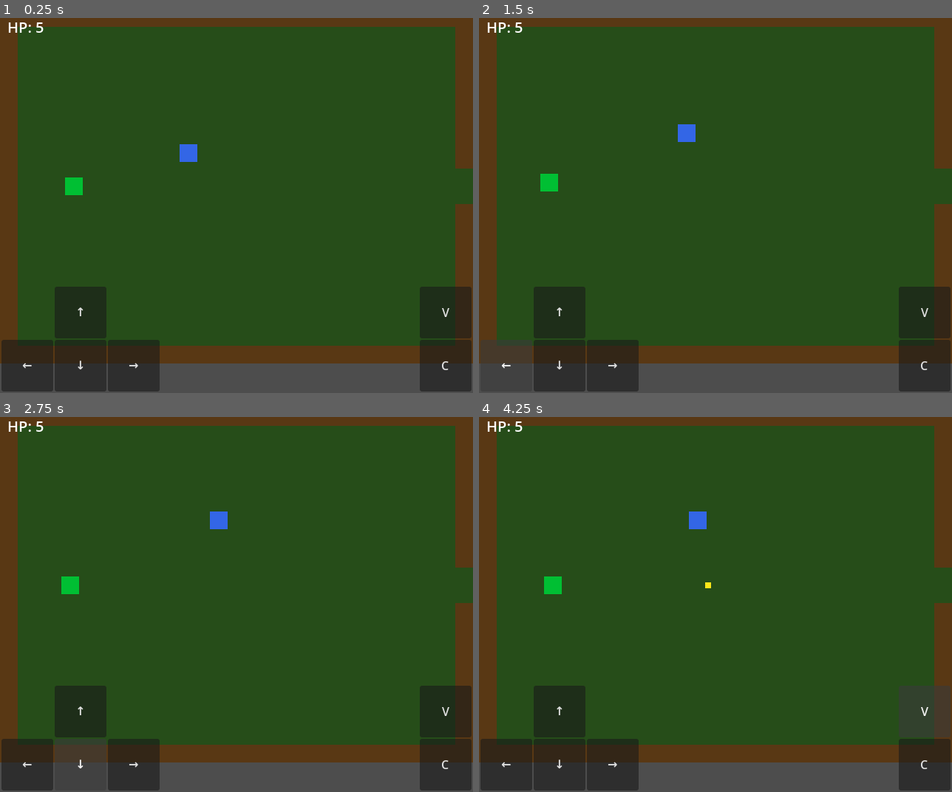
Above: before the commit, frames 1-4 (two rows, left to right).
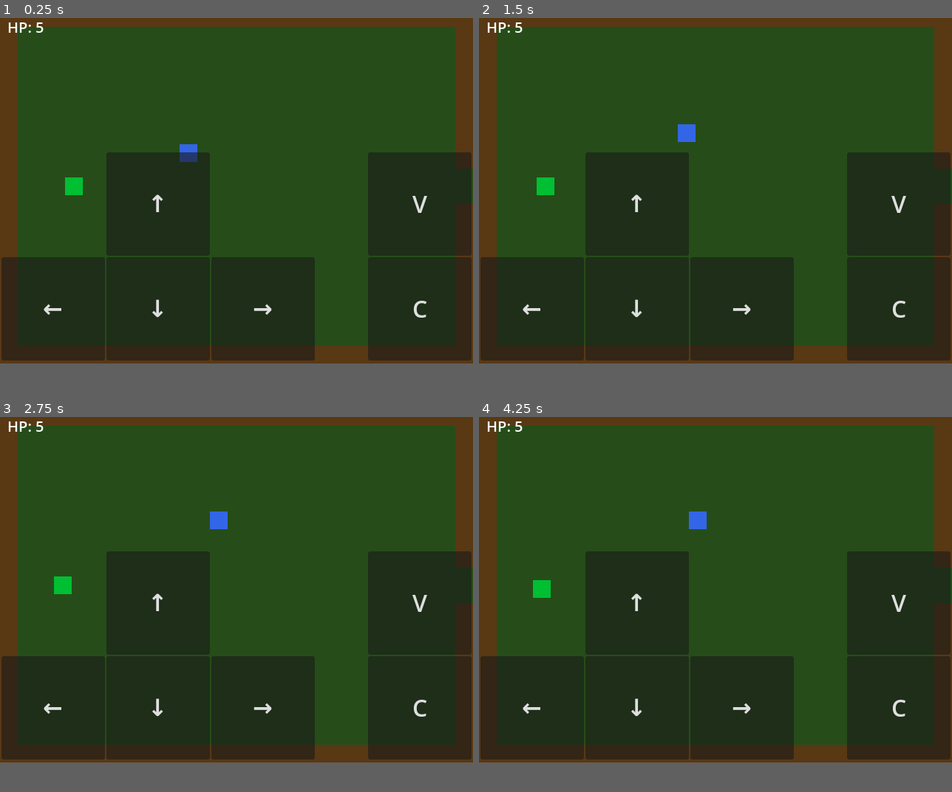
Above: after the commit, the same moments.

Repository: ollyfg/duddy-quest
Game: Godot game, scene res://scenes/main.tscn
Same seed, same stepped clock (60 frames per second), same inputs: the game is played once before the commit and once after it.
Inputs (mouse positions are in pixels of both pictures, inside the frame that each line leads up to):
- Up to frame 1 (0.25 s): no input
- Up to frame 2 (1.5 s): click (559, 314) at 0.5 s, where only the run before the commit has a clickable "↑"; click (507, 366) at 1.25 s, where only the run before the commit has a clickable "←"
- Up to frame 3 (2.75 s): click (80, 765) at 2 s, where only the run before the commit has a clickable "↓"
- Up to frame 4 (4.25 s): click (611, 765) at 2.75 s, where only the run before the commit has a clickable "→"; click (923, 713) at 3.5 s, where only the run before the commit has a clickable "V"
In our replay, the window is 640x520 before the commit and 640x480 after it. These sizes can differ from the game's own. Grey fills any space a smaller window leaves; there, only what the larger window draws over its background counts as a difference.

The runs differ from the first frame. In frame 1, 34% of the frame differs, in the area x 0-100%, y 35-100%; in frame 2, 34%; in frame 3, 34%; in frame 4, 35%.

Commit message:
feat: expand mobile control buttons and add multi-touch support
- Double button sizes from 70×70 to 140×140 px with 32px font
- Rewrite mobile_controls.gd to handle InputEventScreenTouch per finger
  index, enabling simultaneous button presses (multitouch)
- Add canvas_items+expand stretch mode so game fills mobile screen width

Co-authored-by: ollyfg <8495389+ollyfg@users.noreply.github.com>

Diff:
--- a/project.godot
+++ b/project.godot
@@ -26,6 +26,8 @@
 window/size/viewport_height=480
 window/size/window_width_override=640
 window/size/window_height_override=520
+window/stretch/mode="canvas_items"
+window/stretch/aspect="expand"
 
 [input]
 
--- a/scenes/mobile_controls.tscn
+++ b/scenes/mobile_controls.tscn
@@ -15,11 +15,13 @@
 anchor_top = 1.0
 anchor_right = 0.0
 anchor_bottom = 1.0
-offset_left = 74.0
-offset_top = -144.0
-offset_right = 144.0
-offset_bottom = -74.0
+offset_left = 144.0
+offset_top = -286.0
+offset_right = 284.0
+offset_bottom = -146.0
+mouse_filter = 2
 text = "↑"
+theme_override_font_sizes/font_size = 32
 
 [node name="BtnLeft" type="Button" parent="Overlay"]
 anchor_left = 0.0
@@ -27,64 +29,61 @@
 anchor_right = 0.0
 anchor_bottom = 1.0
 offset_left = 2.0
-offset_top = -72.0
-offset_right = 72.0
-offset_bottom = -2.0
+offset_top = -144.0
+offset_right = 142.0
+offset_bottom = -4.0
+mouse_filter = 2
 text = "←"
+theme_override_font_sizes/font_size = 32
 
 [node name="BtnDown" type="Button" parent="Overlay"]
 anchor_left = 0.0
 anchor_top = 1.0
 anchor_right = 0.0
 anchor_bottom = 1.0
-offset_left = 74.0
-offset_top = -72.0
-offset_right = 144.0
-offset_bottom = -2.0
+offset_left = 144.0
+offset_top = -144.0
+offset_right = 284.0
+offset_bottom = -4.0
+mouse_filter = 2
 text = "↓"
+theme_override_font_sizes/font_size = 32
 
 [node name="BtnRight" type="Button" parent="Overlay"]
 anchor_left = 0.0
 anchor_top = 1.0
 anchor_right = 0.0
 anchor_bottom = 1.0
-offset_left = 146.0
-offset_top = -72.0
-offset_right = 216.0
-offset_bottom = -2.0
+offset_left = 286.0
+offset_top = -144.0
+offset_right = 426.0
+offset_bottom = -4.0
+mouse_filter = 2
 text = "→"
+theme_override_font_sizes/font_size = 32
 
 [node name="BtnRanged" type="Button" parent="Overlay"]
 anchor_left = 1.0
 anchor_top = 1.0
 anchor_right = 1.0
 anchor_bottom = 1.0
-offset_left = -72.0
-offset_top = -144.0
+offset_left = -142.0
+offset_top = -286.0
 offset_right = -2.0
-offset_bottom = -74.0
+offset_bottom = -146.0
+mouse_filter = 2
 text = "V"
+theme_override_font_sizes/font_size = 32
 
 [node name="BtnMelee" type="Button" parent="Overlay"]
 anchor_left = 1.0
 anchor_top = 1.0
 anchor_right = 1.0
 anchor_bottom = 1.0
-offset_left = -72.0
-offset_top = -72.0
+offset_left = -142.0
+offset_top = -144.0
 offset_right = -2.0
-offset_bottom = -2.0
+offset_bottom = -4.0
+mouse_filter = 2
 text = "C"
-
-[connection signal="button_down" from="Overlay/BtnUp" to="." method="_on_btn_up_button_down"]
-[connection signal="button_up" from="Overlay/BtnUp" to="." method="_on_btn_up_button_up"]
-[connection signal="button_down" from="Overlay/BtnLeft" to="." method="_on_btn_left_button_down"]
-[connection signal="button_up" from="Overlay/BtnLeft" to="." method="_on_btn_left_button_up"]
-[connection signal="button_down" from="Overlay/BtnDown" to="." method="_on_btn_down_button_down"]
-[connection signal="button_up" from="Overlay/BtnDown" to="." method="_on_btn_down_button_up"]
-[connection signal="button_down" from="Overlay/BtnRight" to="." method="_on_btn_right_button_down"]
-[connection signal="button_up" from="Overlay/BtnRight" to="." method="_on_btn_right_button_up"]
-[connection signal="button_down" from="Overlay/BtnRanged" to="." method="_on_btn_ranged_button_down"]
-[connection signal="button_up" from="Overlay/BtnRanged" to="." method="_on_btn_ranged_button_up"]
-[connection signal="button_down" from="Overlay/BtnMelee" to="." method="_on_btn_melee_button_down"]
-[connection signal="button_up" from="Overlay/BtnMelee" to="." method="_on_btn_melee_button_up"]
+theme_override_font_sizes/font_size = 32
--- a/scripts/mobile_controls.gd
+++ b/scripts/mobile_controls.gd
@@ -4,52 +4,79 @@
 # Simulates keyboard input actions so the rest of the game needs no changes.
 # Visibility is driven by touchscreen availability so the overlay is hidden on
 # desktop browsers / non-touch devices.
+#
+# Multi-touch is handled directly via InputEventScreenTouch so that multiple
+# buttons (e.g. move + attack) can be held at the same time.  Each finger is
+# tracked independently by its index.
+
+# Maps touch finger index -> action name currently held by that finger.
+var _touch_actions: Dictionary = {}
+
+# Maps button node names to their corresponding input actions.
+const _BTN_ACTIONS: Dictionary = {
+	"BtnUp": "move_up",
+	"BtnDown": "move_down",
+	"BtnLeft": "move_left",
+	"BtnRight": "move_right",
+	"BtnMelee": "melee_attack",
+	"BtnRanged": "ranged_attack",
+}
+
+@onready var _overlay: Control = $Overlay
+
+# Cached mapping: action name -> Button node (populated in _ready).
+var _action_buttons: Dictionary = {}
+
 
 func _ready() -> void:
 	visible = DisplayServer.is_touchscreen_available()
+	for btn_name: String in _BTN_ACTIONS:
+		_action_buttons[_BTN_ACTIONS[btn_name]] = _overlay.get_node(btn_name)
 
 
-# --- D-pad ---
-
-func _on_btn_up_button_down() -> void:
-	Input.action_press("move_up")
-
-func _on_btn_up_button_up() -> void:
-	Input.action_release("move_up")
+func _input(event: InputEvent) -> void:
+	if not visible:
+		return
+	if event is InputEventScreenTouch:
+		_handle_touch(event.index, event.position, event.pressed)
+	elif event is InputEventScreenDrag:
+		# InputEventScreenDrag fires only while the finger is moving on screen.
+		# Finger lift always produces InputEventScreenTouch(pressed=false), so
+		# passing pressed=true here is correct – the drag is an active contact.
+		_handle_touch(event.index, event.position, true)
 
 
-func _on_btn_down_button_down() -> void:
-	Input.action_press("move_down")
+func _handle_touch(index: int, pos: Vector2, pressed: bool) -> void:
+	if not pressed:
+		if _touch_actions.has(index):
+			Input.action_release(_touch_actions[index])
+			_touch_actions.erase(index)
+		return
 
-func _on_btn_down_button_up() -> void:
-	Input.action_release("move_down")
+	var action := _action_at(pos)
+
+	# If this finger was already holding a different action, release it first.
+	if _touch_actions.has(index):
+		if _touch_actions[index] == action:
+			return  # Same button – nothing to do.
+		Input.action_release(_touch_actions[index])
+		_touch_actions.erase(index)
+
+	if action != "":
+		_touch_actions[index] = action
+		Input.action_press(action)
 
 
-func _on_btn_left_button_down() -> void:
-	Input.action_press("move_left")
-
-func _on_btn_left_button_up() -> void:
-	Input.action_release("move_left")
+func _action_at(pos: Vector2) -> String:
+	for action: String in _action_buttons:
+		var btn: Button = _action_buttons[action]
+		if btn.get_global_rect().has_point(pos):
+			return action
+	return ""
 
 
-func _on_btn_right_button_down() -> void:
-	Input.action_press("move_right")
-
-func _on_btn_right_button_up() -> void:
-	Input.action_release("move_right")
-
-
-# --- Action buttons ---
-
-func _on_btn_melee_button_down() -> void:
-	Input.action_press("melee_attack")
-
-func _on_btn_melee_button_up() -> void:
-	Input.action_release("melee_attack")
-
-
-func _on_btn_ranged_button_down() -> void:
-	Input.action_press("ranged_attack")
-
-func _on_btn_ranged_button_up() -> void:
-	Input.action_release("ranged_attack")
+func _notification(what: int) -> void:
+	if what == NOTIFICATION_EXIT_TREE:
+		for action: String in _touch_actions.values():
+			Input.action_release(action)
+		_touch_actions.clear()
